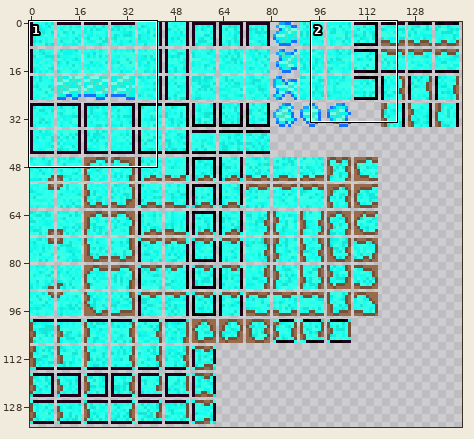
Two versions of one sprite sheet, AssetsRaw/Textures/Tiles/DioliteOre.png. The picture above shows the old version from afar; the outline marks the close-up.
Close-up. Before the edit:
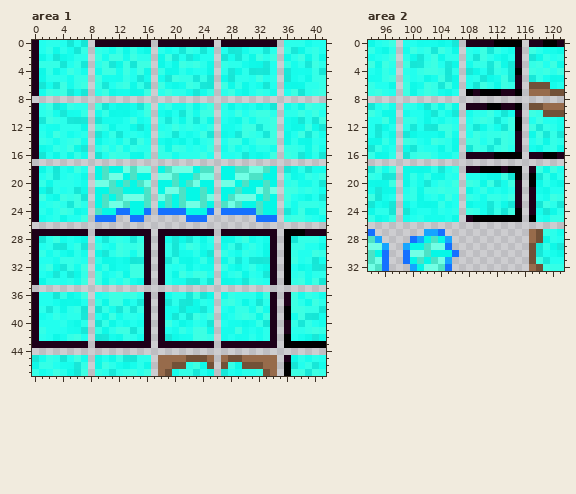
The file is 144x135 pixels. Shown: area 1: x 0..41, y 0..47; area 2: x 94..121, y 0..32.
Once edited:
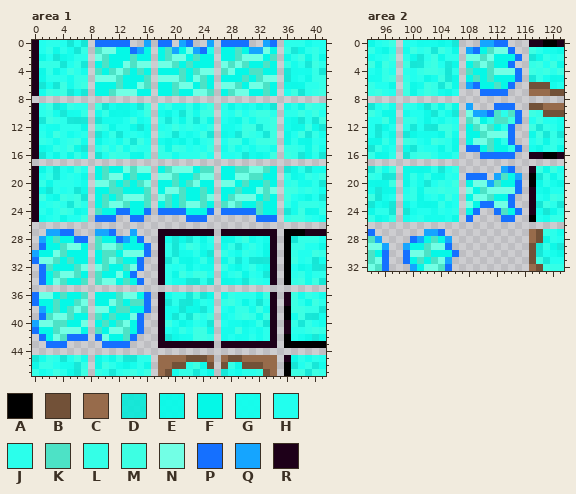
Palette (. is transparent): A #000000  B #725138  C #976b4b  D #00ebd9e1  E #00fdeaeb  F #05f8e7  G #10ffedf5  H #22ffee  J #2bffeb  K #4de2c6  L #34ffe7  M #3dffe3  N #72ffe5  P #1570ff  Q #15a5ff  R #1e0019
Change:
--- area 1
@@ x 0..41 @@
- 0 RHJJHDHD.RRRRRRRR.RRRRRRRR.RRRRRRRR.JJJGHH
- 1 RHLEJGDL.LJGLELGE.JGHDLJDH.HDDGJJDJ.LDEJLH
- 2 REHDEGJJ.MGMMGMJJ.EMDHDEHH.DGDJEMJM.EJMELE
- 3 RLLLDHLD.JMDEMDMM.EHEMLMJE.LJJGEEDH.LGJDMJ
- 4 RELEHMJG.GMMGMHME.LEEJGHHE.JDEJDDDH.DGGGLD
- 5 REJJJGLL.MGGGLHDG.GDMLLDLD.EDJJHMHJ.DGHELL
- 6 RDGDMGLM.LDHLMELD.MGEGMLDD.MELEHGDH.EEEJJL
- 7 RGMLMDGD.JMEGGEEM.JMJJGDGL.JMGEHLJG.HMDJLM
+ 0 RHJJHDHD.PPPPP..Q.PP.QP..Q.PPPP..QP.JJJGHH
+ 1 RHLEJGDL.KNNFFPQF.FKQFNQPH.FFKFQQNF.LDEJLH
+ 2 REHDEGJJ.NKFFFKFF.FKNNFKFF.FFKNNNFK.EJMELE
+ 3 RLLLDHLD.FKFFNKNN.NNKFKFFF.NKNKFFKF.LGJDMJ
+ 4 RELEHMJG.KFKNKFKF.FFFKFKNN.KNFFKKFF.DGGGLD
+ 5 REJJJGLL.NNNKFFFK.NNNKFNKF.FFFKFKNN.DGHELL
+ 6 RDGDMGLM.FFFKFFNK.FFKNNFKF.NNKFNNKF.EEEJJL
+ 7 RGMLMDGD.FFKNNNFF.FFKFFNNK.FKNNFFKF.HMDJLM
  8 ..........................................
@@ x 0..18 @@
 26 ...................
-27 RRRRRRRR.RRRRRRRR.R
-28 RDJMGHGE.HDJLJDLR.R
-29 RHJDDHLD.LHGMLLMR.R
-30 RLGJGEJG.EDJMLGMR.R
-31 RHHGLLJH.JEEGEDDR.R
-32 RJMEDLGM.GLEGGMMR.R
-33 RHGDHDEL.MGHLEMMR.R
-34 REJJHJGM.MELHMGER.R
+27 ..QQPP...QQP..Q...R
+28 .QFKFFPP.KFFPQFP..R
+29 .PFFKNNF.KNNKFFFP.R
+30 QFFNKFFF.FKKFNNNP.R
+31 PNNKFKFF.FKNKFFP..R
+32 .PKFFFKN.NKFFKNP..R
+33 .PFKNNKF.KFFNFP...R
+34 .PFNKFFK.KNNFKFP..R
 35 ...................
-36 RHHDLEGM.HJMMLMJR.R
-37 RHHGEEEH.LEMMEHDR.R
-38 RJDJEJLD.DLGDLDLR.R
-39 RGHLHJJD.HEMGJJHR.R
-40 RHHHJGEJ.DLEHGHGR.R
-41 RLHHHGGD.LEJMMDJR.R
-42 RJHEGLMH.DDGELJGR.R
-43 RRRRRRRR.RRRRRRRR.R
+36 PNNFKFFK.FFFKNNFP.R
+37 PFFKFFKN.FFNKFKKP.R
+38 .QFKFKNK.NNFKKFFP.R
+39 .PKNNKFF.KFKFFNP..R
+40 QNNKKFFN.FKFKNFP..R
+41 PFFKNNNF.KFNNKFP..R
+42 .PFNKPPP.PNFFKP...R
+43 ..PPP.....PPPP....R
 44 ...................
--- area 2
@@ x 106..117 @@
- 0 D.RRRRAAAA.R
- 1 E.JHMDLHGR.M
- 2 J.JDMJGEHR.D
- 3 E.GLLDMEDR.L
- 4 J.DEHDLJDA.M
- 5 E.HJDEGMDR.D
- 6 E.HDMJEMLR.B
- 7 H.ARAAARRA.C
+ 0 D...QQPP...R
+ 1 E.QPFKNNP..M
+ 2 J.NNKNFFFP.D
+ 3 E.FKNKFFP..L
+ 4 J.KFFKNNNP.M
+ 5 E.FKFKFFFP.D
+ 6 E.QPFFKFP..B
+ 7 H...PPPP...C
  8 ............
- 9 E.RRRAARRA.B
-10 D.GJJMHDGR.M
-11 H.HLMLDJMA.H
-12 J.JDEJGDMA.M
-13 G.HMJLLMLR.E
-14 E.MMHLDMLR.H
-15 E.DMLDLMJR.G
-16 J.RRRRAAAA.R
+ 9 E.Q...PPP..B
+10 D.NQQPKJKP.M
+11 H.KNFJKKMP.H
+12 J.FKNKFJP..M
+13 G.FFKNNNP..E
+14 E.FNNKFJP..H
+15 E.PPFKFFJP.G
+16 J...PPPPP..R
 17 ............
-18 L.RRAAARAA.R
-19 H.HHGEEMDA.A
-20 M.MLEMDGMR.A
-21 L.EHLGHGJR.R
-22 H.LJGLLJMR.R
-23 H.EGGDJEDR.R
-24 J.MLGDLDMA.R
-25 E.RAAAAAAA.A
+18 L......QP..R
+19 H.PPP.QKFQ.A
+20 M.FNNQKFFP.A
+21 L.NFKNNNNP.R
+22 H.FNNKFFP..R
+23 H.NFPPNNP..R
+24 J.FP..PKFP.R
+25 E.P....PP..A
 26 ............
Changed places in both close-ups, as pixel boxes (x1, y1, x2, y2):
changed: (95, 40, 277, 96)
changed: (32, 229, 151, 348)
changed: (466, 40, 522, 222)
